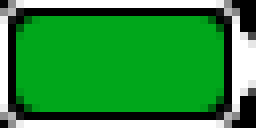
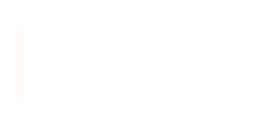
Revision of a layered 256 × 128 image; what changed, layer by layer:
painted on "Rounded Rectangle 3" over [left=16, top=16, right=224, bottom=112]
hid "Layer 1" over [left=0, top=0, right=256, bottom=128]
